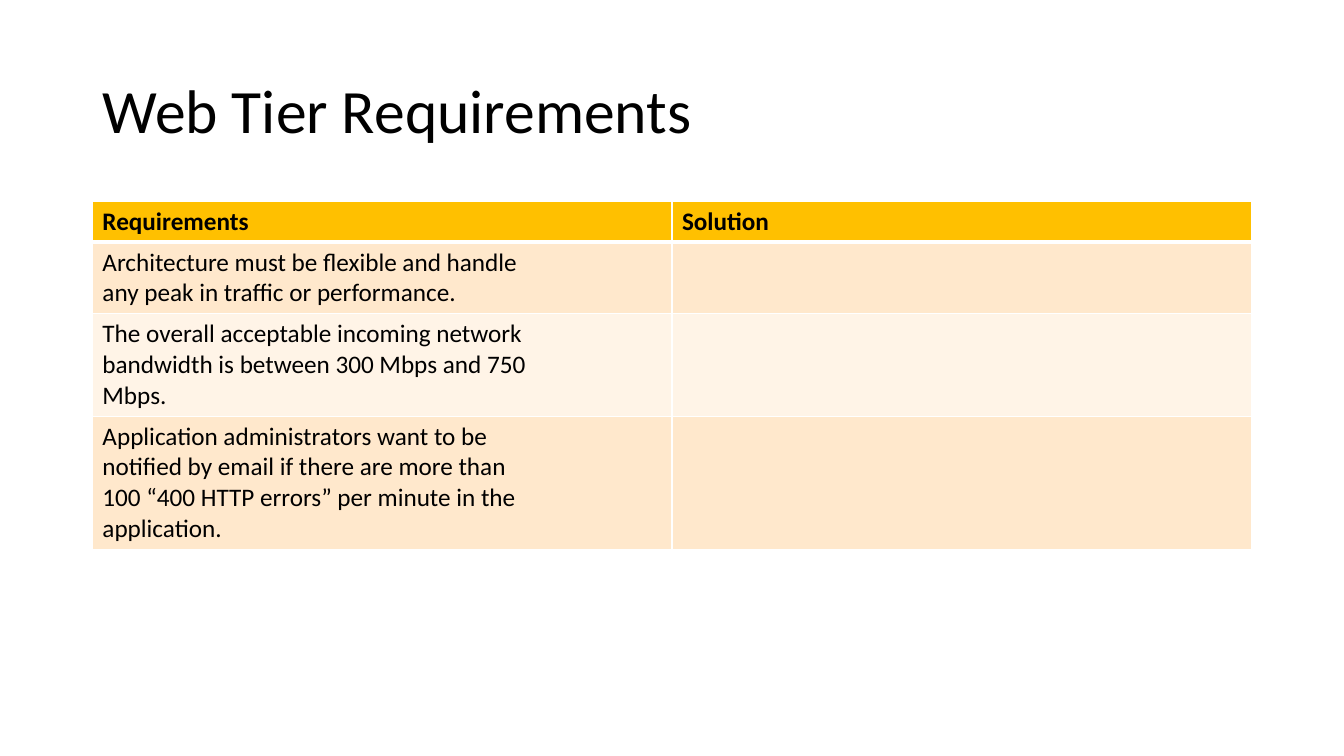
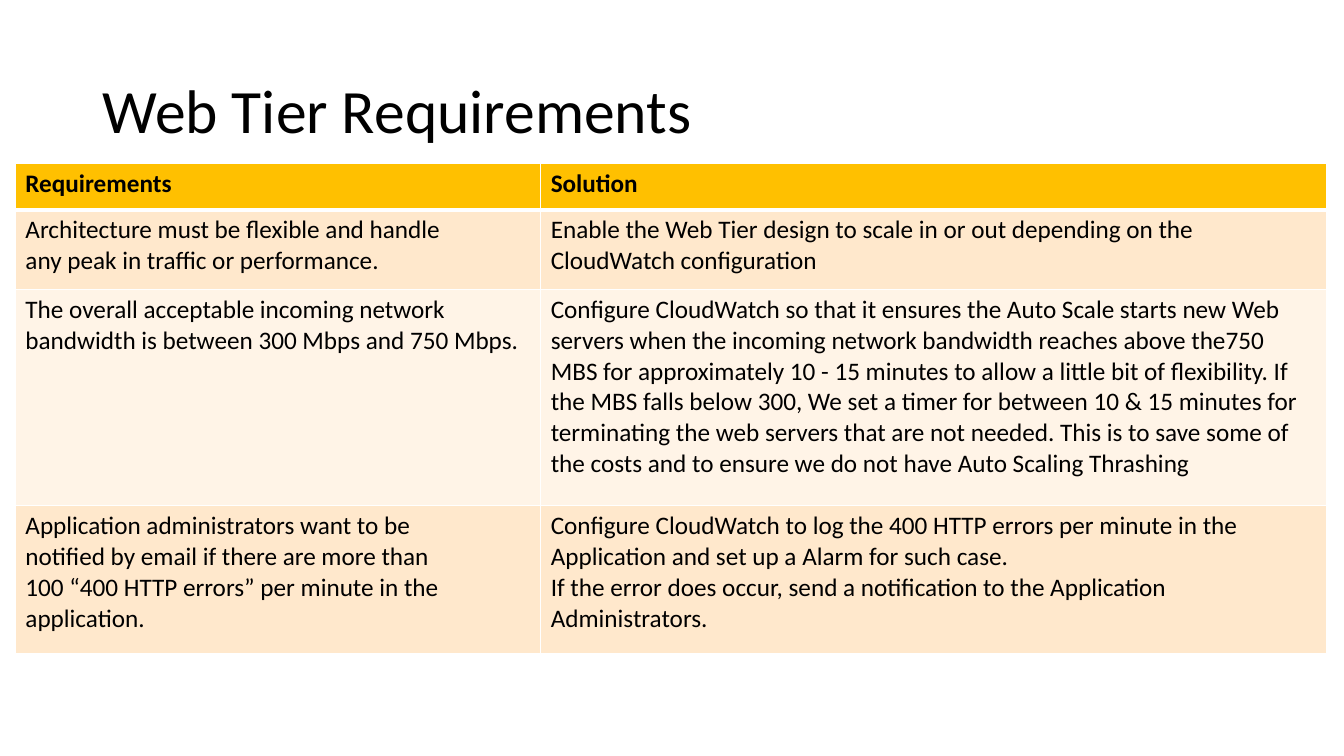
Before and after one commit to WilliamCareySemiColon/college_y3, a slide deck: slide 7 of Cloud_Computing/Labs/Assignment/part 2/Cloud-Computing-Assignment-2.pptx. Drawn at 1344x756 pixels with LibreOffice and Linux fonts; fonts in the diff are those of the drawing. Boxes give left, top, right and bottom in pixels: in the first picture for what was removed or moved away, otherwise in the second. Text is boxed around its words. In the diff, an @@ line names an element or a change of style, - is before the commit and + after.

Commit message:
nearly completed Cloud Computing

```diff
--- a/Cloud_Computing/Labs/Assignment/part 2/Cloud-Computing-Assignment-2.pptx
+++ b/Cloud_Computing/Labs/Assignment/part 2/Cloud-Computing-Assignment-2.pptx
@@ table at (15,164,1327,654) @@
-row 2, column 2: 
+row 2, column 2: Enable the Web Tier design to scale in or out depending on the CloudWatch configuration
-row 3, column 1: The overall acceptable incoming network / bandwidth is between 300 Mbps and 750 / Mbps.
+row 3, column 1: The overall acceptable incoming network / bandwidth is between 300 Mbps and 750 Mbps.
-row 3, column 2: 
+row 3, column 2: Configure CloudWatch so that it ensures the Auto Scale starts new Web servers when the incoming network bandwidth reaches above the750 MBS for approximately 10 - 15 minutes to allow a little bit of flexibility. If the MBS falls below 300, We set a timer for between 10 & 15 minutes for terminating the web servers that are not needed. This is to save some of the costs and to ensure we do not have Auto Scaling Thrashing
-row 4, column 2: 
+row 4, column 2: Configure CloudWatch to log the 400 HTTP errors per minute in the Application and set up a Alarm for such case. / If the error does occur, send a notification to the Application Administrators.
@@ table: place and size @@
-table at (93,202,1252,545)
+table at (15,164,1327,654)
```
Also in this commit, not shown: 9 other slides changed, 1 slide removed, 1 other file.
